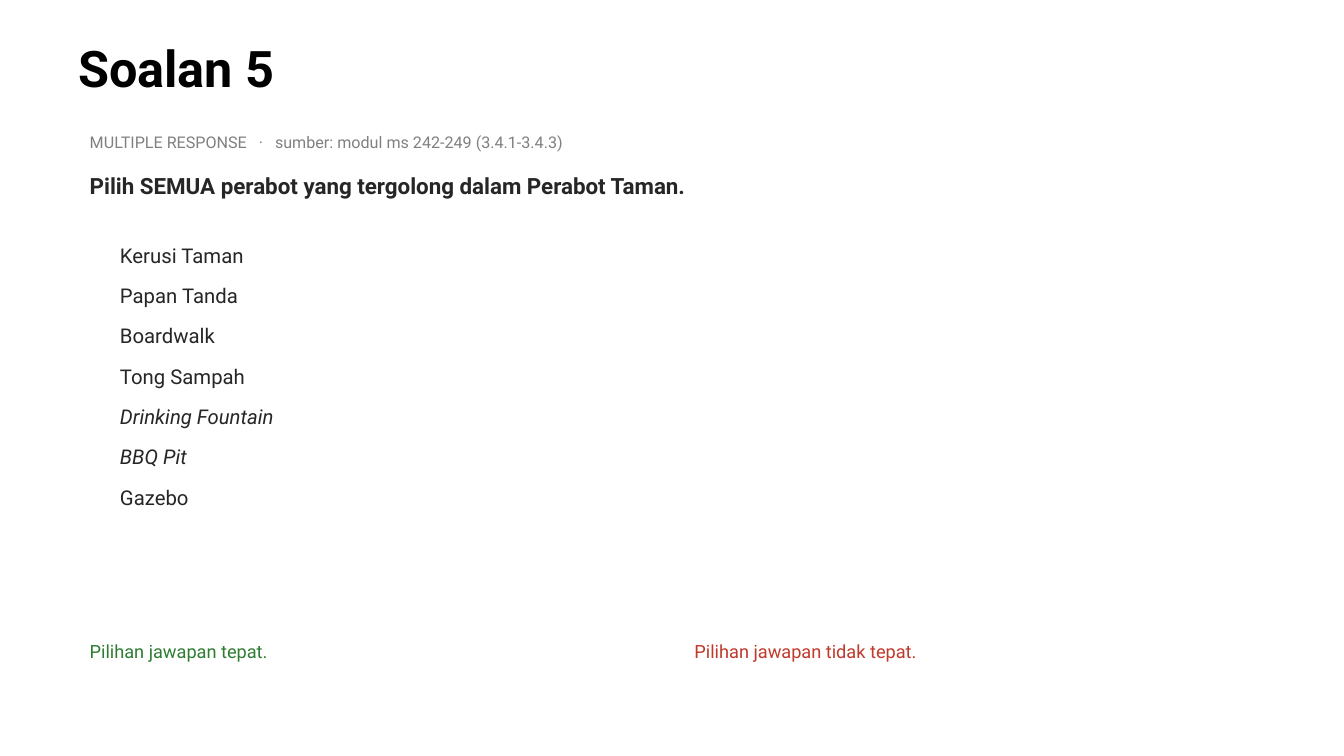
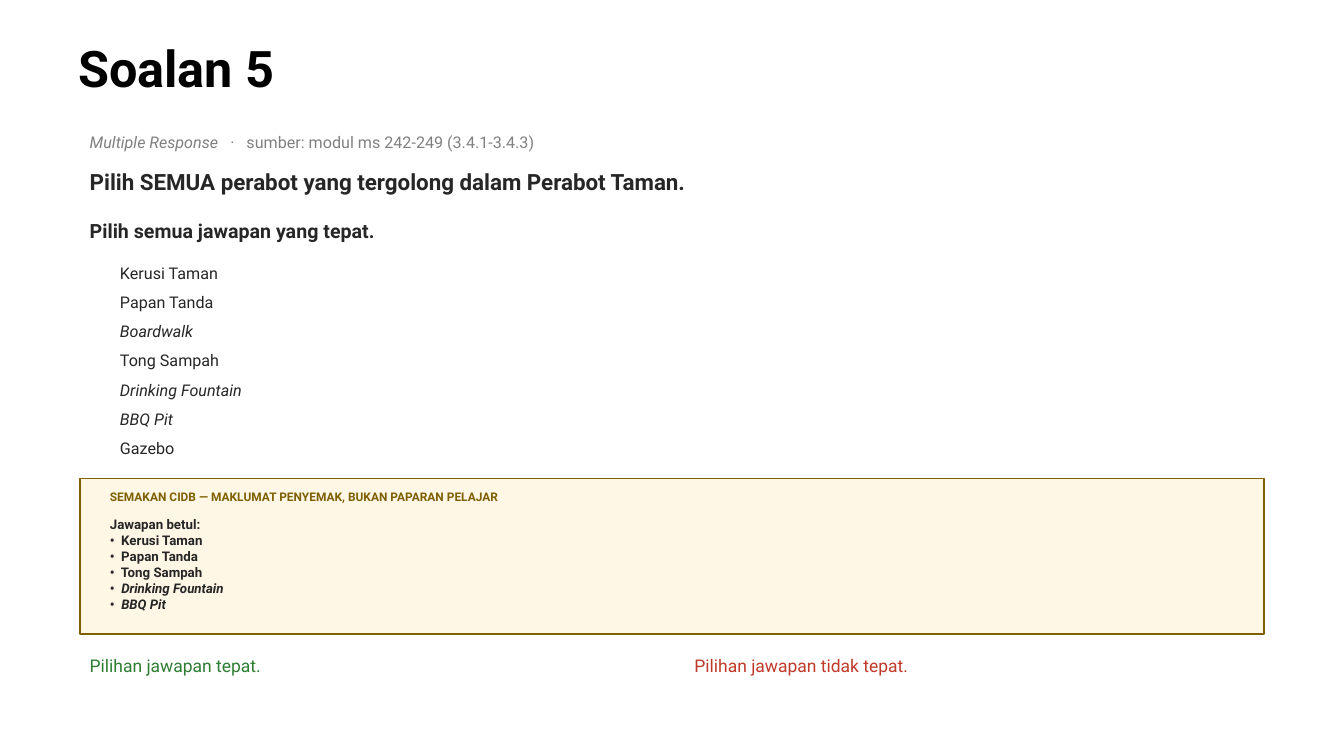
Before and after one commit to fidos777/slide-interaction-layer, a slide deck: slide 32 of reviews/source-completion/K5PL06T03B02_v0_4_THREE_FAMILY_PROOF.pptx. Drawn at 1344x756 pixels with LibreOffice and Linux fonts; fonts in the diff are those of the drawing. Boxes give left, top, right and bottom in pixels: in the first picture for what was removed or moved away, otherwise in the second. Text is boxed around its words. In the diff, an @@ line names an element or a change of style, - is before the commit and + after.

```diff
--- a/reviews/source-completion/K5PL06T03B02_v0_4_THREE_FAMILY_PROOF.pptx
+++ b/reviews/source-completion/K5PL06T03B02_v0_4_THREE_FAMILY_PROOF.pptx
@@ text at box(90, 135, 534, 152): text changed @@
-MULTIPLE RESPONSE · sumber: modul ms 242-249 (3.4.1-3.4.3)
+Multiple Response · sumber: modul ms 242-249 (3.4.1-3.4.3)
@@ text "Pilih SEMUA perabot yang tergolong ...": place and size @@
-text "Pilih SEMUA perabot yang tergolong ..." at box(90, 177, 685, 199)
+text "Pilih SEMUA perabot yang tergolong ..." at box(90, 173, 685, 195)
@@ text added at box(90, 223, 374, 242), 14 pt, text #262626, bold @@
+Pilih semua jawapan yang tepat.
@@ text "Kerusi Taman": place and size @@
-text "Kerusi Taman" at box(120, 248, 243, 263)
+text "Kerusi Taman" at box(120, 267, 218, 279)
@@ text "Papan Tanda": place and size @@
-text "Papan Tanda" at box(120, 287, 238, 307)
+text "Papan Tanda" at box(120, 296, 213, 312)
@@ text "Boardwalk" at box(120, 325, 193, 337): size 14.5 to 11.5 pt, italic on @@
@@ text "Tong Sampah": place and size @@
-text "Tong Sampah" at box(120, 368, 245, 389)
+text "Tong Sampah" at box(120, 354, 219, 370)
@@ text "Drinking Fountain": place and size @@
-text "Drinking Fountain" at box(120, 408, 274, 429)
+text "Drinking Fountain" at box(120, 384, 242, 400)
@@ text "BBQ Pit": place and size @@
-text "BBQ Pit" at box(120, 449, 187, 467)
+text "BBQ Pit" at box(120, 413, 173, 427)
@@ size 14.5 to 11.5 pt in 6 elements at box(120, 296, 213, 312), box(120, 267, 218, 279), box(120, 354, 219, 370), box(120, 384, 242, 400), box(120, 413, 173, 427), box(120, 442, 174, 454) @@
@@ text "Gazebo": place and size @@
-text "Gazebo" at box(120, 489, 189, 505)
+text "Gazebo" at box(120, 442, 174, 454)
@@ rectangle added at box(80, 479, 1264, 634), fill #FFF7E6, outline #7F6000 1 pt @@
@@ text added at box(110, 492, 498, 503), 8.5 pt, text #7F6000, bold @@
+SEMAKAN CIDB — MAKLUMAT PENYEMAK, BUKAN PAPARAN PELAJAR
@@ text added at box(110, 519, 223, 611), 9.5 pt, text #262626, bold @@
+Jawapan betul:
+• Kerusi Taman
+• Papan Tanda
+• Tong Sampah
+• Drinking Fountain
+• BBQ Pit
@@ text "Pilihan jawapan tepat.": place and size @@
-text "Pilihan jawapan tepat." at box(90, 644, 267, 662)
+text "Pilihan jawapan tepat." at box(90, 659, 261, 676)
@@ text "Pilihan jawapan tepat." at box(90, 659, 261, 676): size 13 to 12.5 pt @@
@@ text "Pilihan jawapan tidak tepat.": place and size @@
-text "Pilihan jawapan tidak tepat." at box(694, 644, 916, 662)
+text "Pilihan jawapan tidak tepat." at box(694, 659, 908, 676)
@@ text "Pilihan jawapan tidak tepat." at box(694, 659, 908, 676): size 13 to 12.5 pt @@
```
Also in this commit, not shown: 26 other slides changed, 1 other file.
